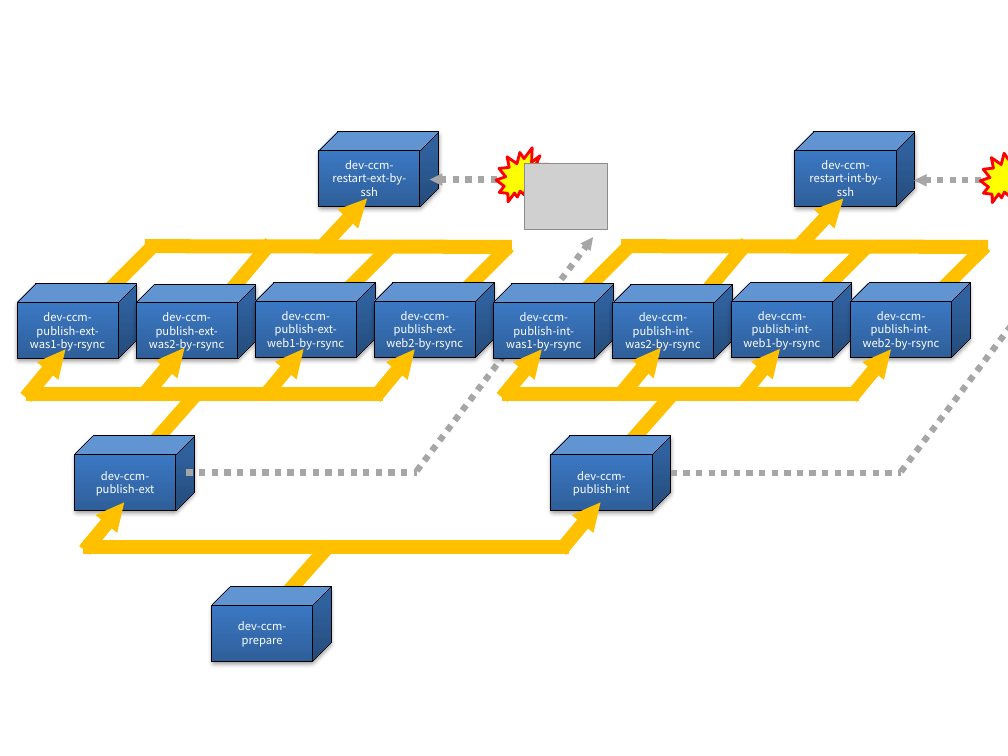
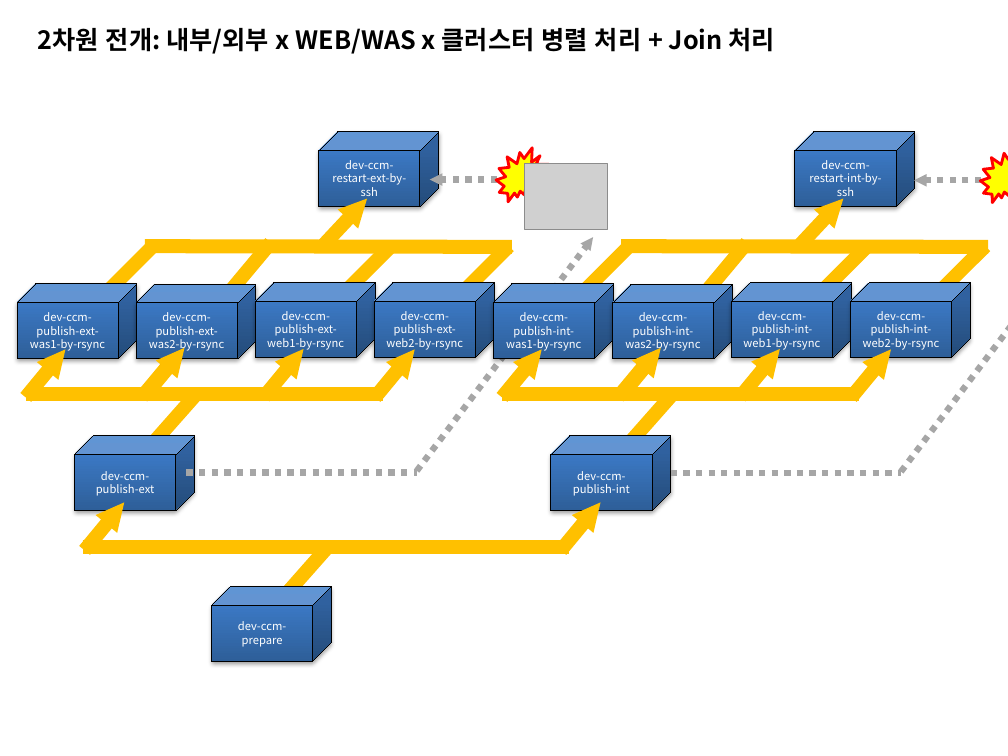
Before and after one commit to kwbaek/codelabor, a slide deck: slide 3 of documentation/draft/ci-environment/dependency-diagram(draft).pptx. Drawn at 1008x756 pixels with LibreOffice and Linux fonts; fonts in the diff are those of the drawing; grey boxes stand for pictures; background and template pictures are left out. Boxes give left, top, right and bottom in pixels: in the first picture for what was removed or moved away, otherwise in the second. Text is boxed around its words. In the diff, an @@ line names an element or a change of style, - is before the commit and + after.

```diff
--- a/documentation/draft/ci-environment/dependency-diagram(draft).pptx
+++ b/documentation/draft/ci-environment/dependency-diagram(draft).pptx
@@ text added at (38,28,775,54), 18 pt, text #000000, bold @@
+2차원 전개: 내부/외부 x WEB/WAS x 클러스터 병렬 처리 + Join 처리
```
Also in this commit, not shown: 6 other slides changed.
